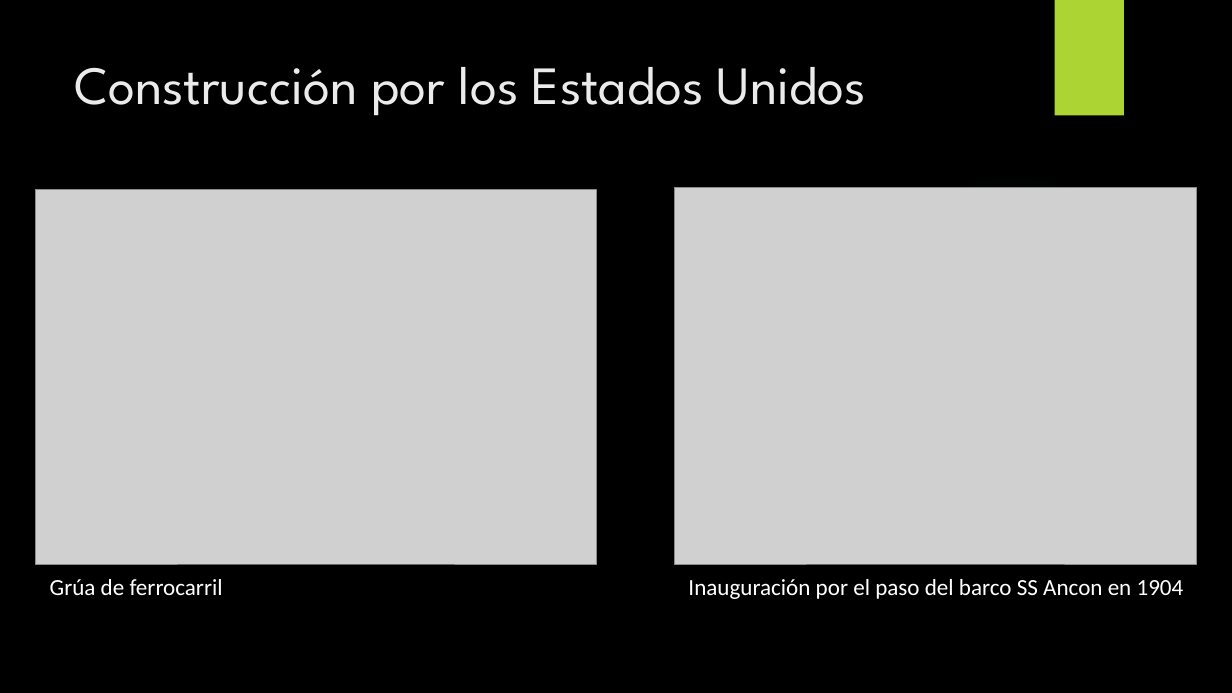
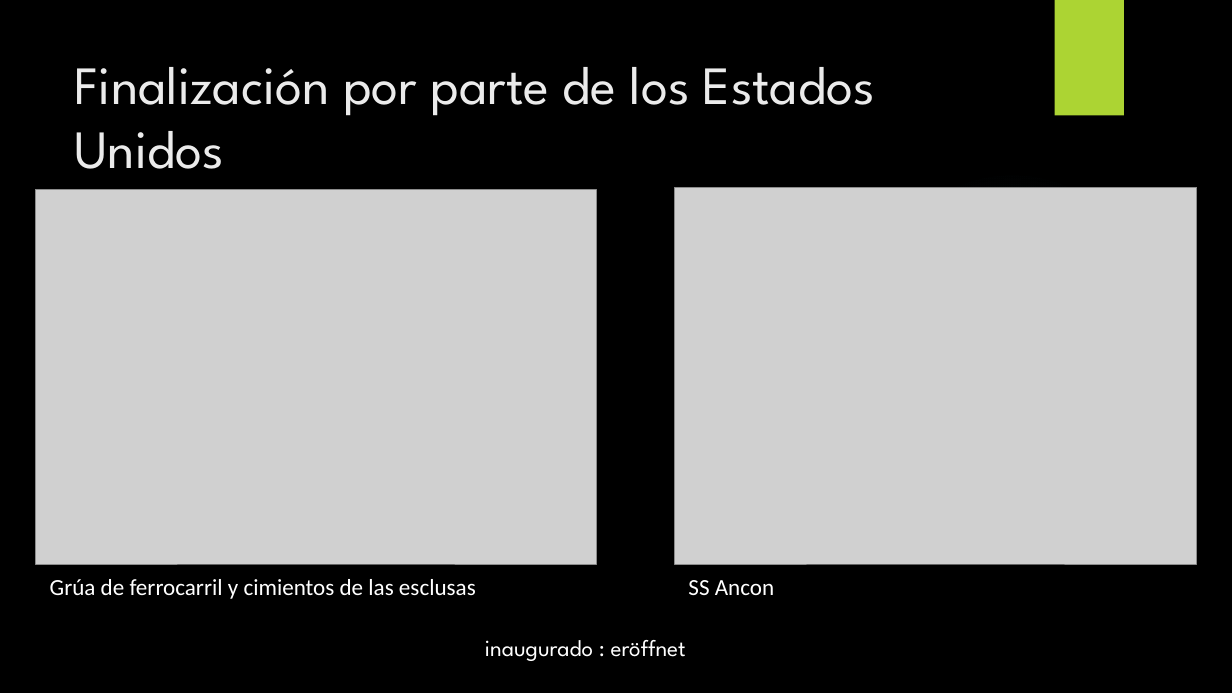
Before and after one commit to JannisLiebscher/studium, a slide deck: slide 9 of Semester 7/Spanisch/Canal de Panmá.pptx. Drawn at 1232x693 pixels with LibreOffice and Linux fonts; fonts in the diff are those of the drawing; grey boxes stand for pictures; background and template pictures are left out. Boxes give left, top, right and bottom in pixels: in the first picture for what was removed or moved away, otherwise in the second. Text is boxed around its words. In the diff, an @@ line names an element or a change of style, - is before the commit and + after.

```diff
--- a/Semester 7/Spanisch/Canal de Panmá.pptx
+++ b/Semester 7/Spanisch/Canal de Panmá.pptx
@@ title at (x1=75, y1=67, x2=875, y2=169): text changed @@
-Construcción por los Estados Unidos
+Finalización por parte de los Estados Unidos
@@ text at (x1=50, y1=579, x2=476, y2=599): text changed @@
-Grúa de ferrocarril
+Grúa de ferrocarril y cimientos de las esclusas
@@ text at (x1=688, y1=580, x2=774, y2=595): text changed @@
-Inauguración por el paso del barco SS Ancon en 1904
+SS Ancon
@@ text added at (x1=485, y1=640, x2=686, y2=661), 18 pt, text #FFFFFF @@
+inaugurado : eröffnet
```
Also in this commit, not shown: 10 other slides changed, 1 slide added, 1 slide removed, 4 other files.
